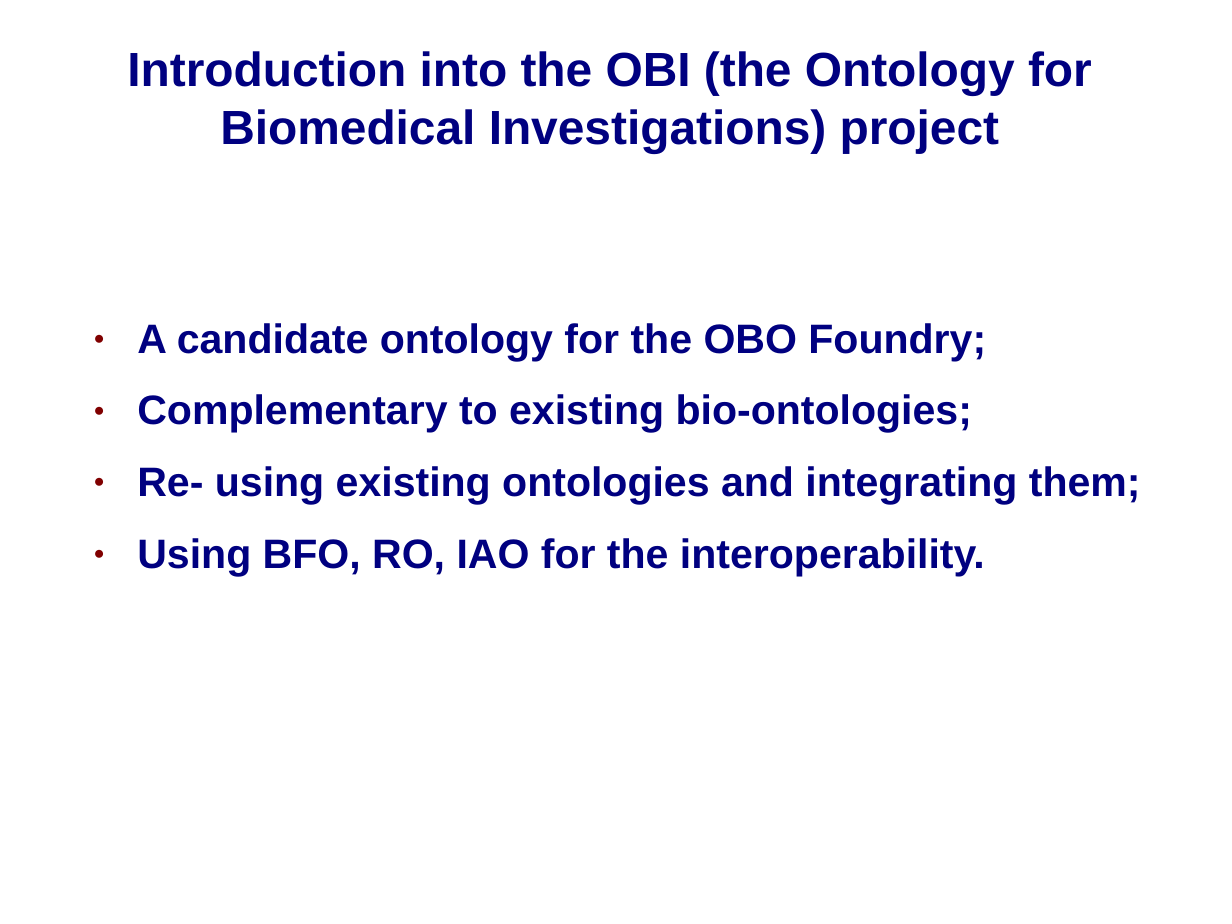
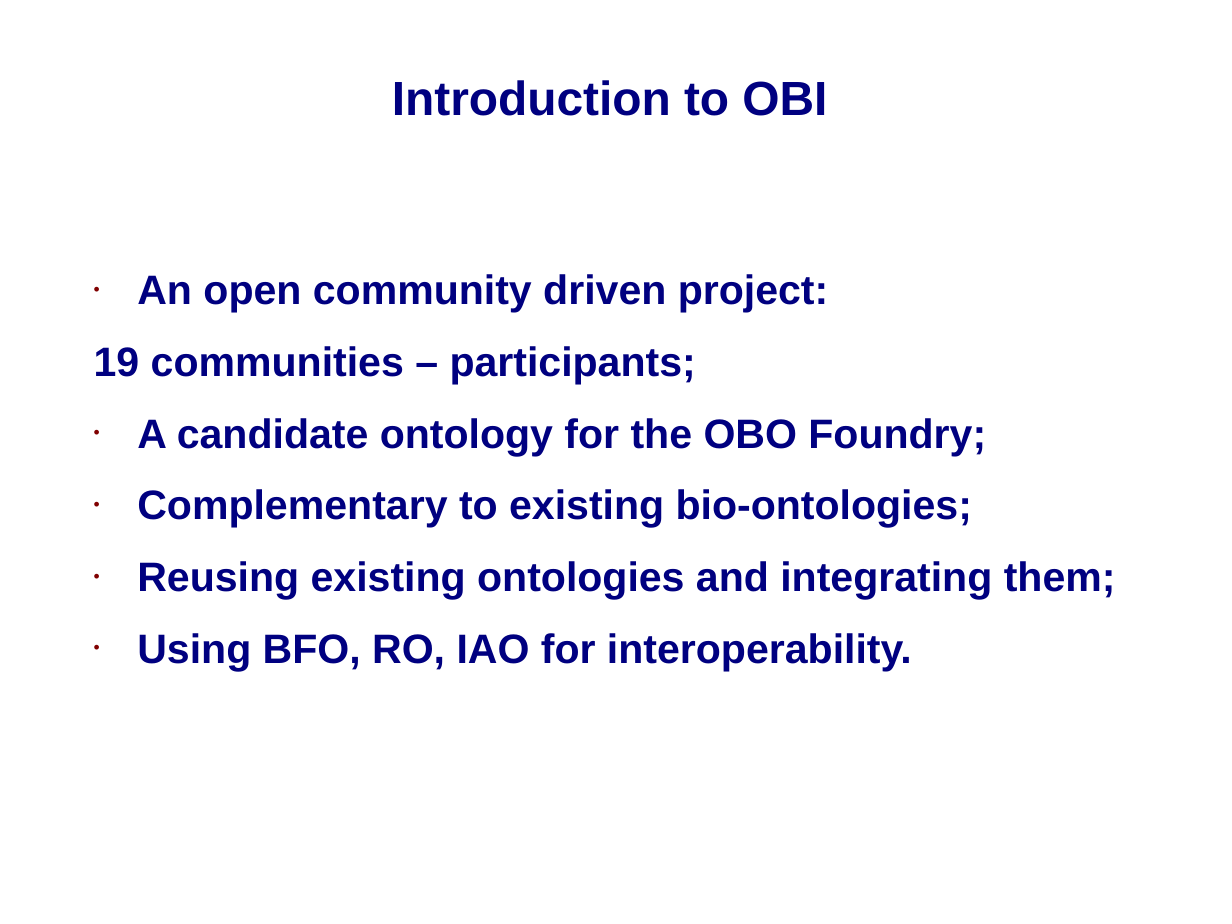
Before and after one commit to jamesaoverton/obi-backup, a slide deck: slide 4 of docs/papers/ISMB_2009/OBI-SIG.ppt (slide 3 before the commit). Drawn at 1232x924 pixels with LibreOffice and Linux fonts; fonts in the diff are those of the drawing; background and template pictures are left out. Boxes give left, top, right and bottom in pixels: in the first picture for what was removed or moved away, otherwise in the second. Text is boxed around its words. In the diff, an @@ line names an element or a change of style, - is before the commit and + after.

```diff
--- a/docs/papers/ISMB_2009/OBI-SIG.ppt
+++ b/docs/papers/ISMB_2009/OBI-SIG.ppt
@@ title at (x1=392, y1=80, x2=827, y2=116): text changed @@
-Introduction into the OBI (the Ontology for Biomedical Investigations) project
+Introduction to OBI
@@ text "An open community driven project:" moved from (x1=137, y1=323, x2=1141, y2=576) to (x1=94, y1=274, x2=1116, y2=671) @@
@@ text at (x1=94, y1=274, x2=829, y2=384): paragraphs added @@
+• An open community driven project:
+19 communities – participants;
@@ text at (x1=137, y1=418, x2=986, y2=528): bullet ● to • @@
@@ text at (x1=137, y1=561, x2=1116, y2=671): text changed @@
-● Re- using existing ontologies and integrating them;
-● Using BFO, RO, IAO for the interoperability.
+• Reusing existing ontologies and integrating them;
+• Using BFO, RO, IAO for interoperability.
```
Also in this commit, not shown: 3 other slides changed, 4 slides added, 4 slides removed.
